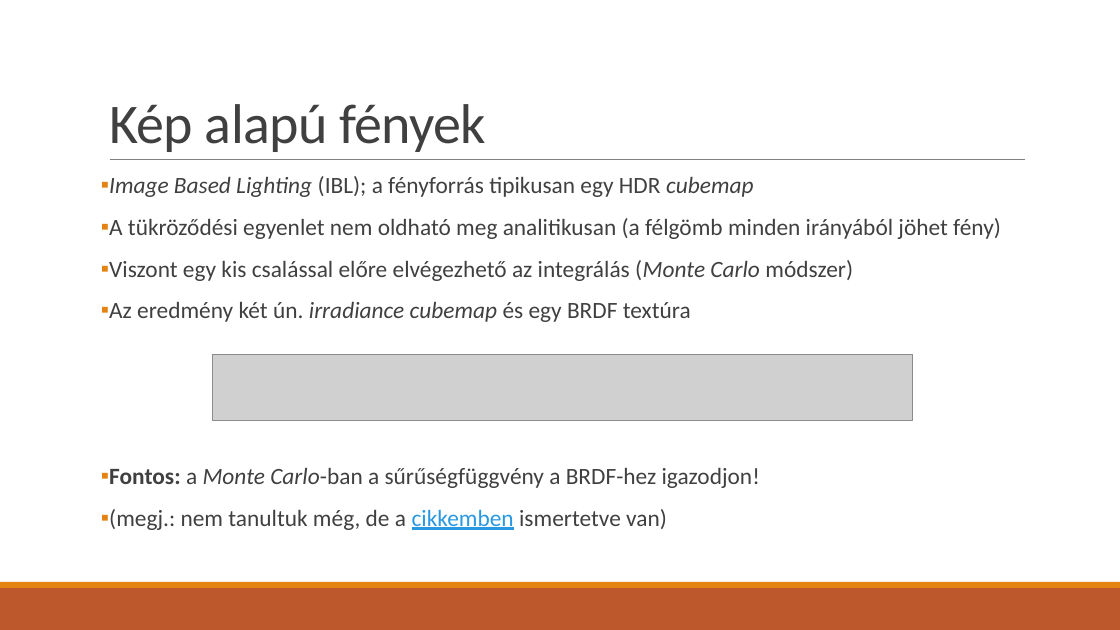
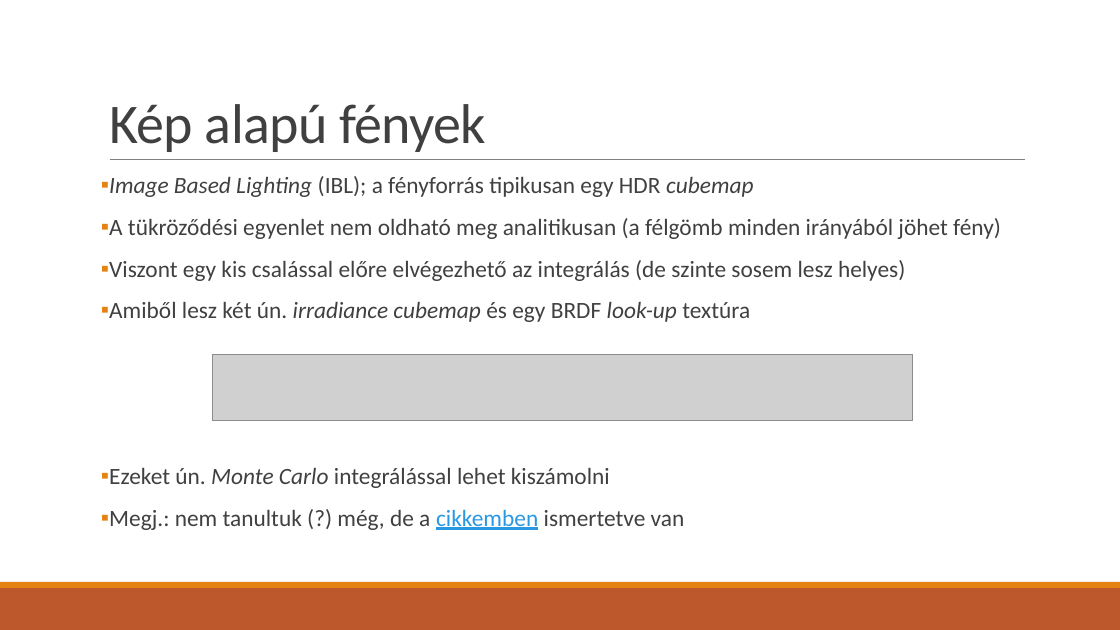
Before and after one commit to asylum2010/Asylum-s-ELTE-Exercises, a slide deck: slide 15 of PBR_EA_01.pptx. Drawn at 1120x630 pixels with LibreOffice and Linux fonts; fonts in the diff are those of the drawing; grey boxes stand for pictures. Boxes give left, top, right and bottom in pixels: in the first picture for what was removed or moved away, otherwise in the second. Text is boxed around its words. In the diff, an @@ line names an element or a change of style, - is before the commit and + after.

```diff
--- a/PBR_EA_01.pptx
+++ b/PBR_EA_01.pptx
@@ text at (x1=109, y1=260, x2=905, y2=530): text changed @@
-▪ Viszont egy kis csalással előre elvégezhető az integrálás (Monte Carlo módszer)
-▪ Az eredmény két ún. irradiance cubemap és egy BRDF textúra
-▪ Fontos: a Monte Carlo-ban a sűrűségfüggvény a BRDF-hez igazodjon!
-▪ (megj.: nem tanultuk még, de a cikkemben ismertetve van)
+▪ Viszont egy kis csalással előre elvégezhető az integrálás (de szinte sosem lesz helyes)
+▪ Amiből lesz két ún. irradiance cubemap és egy BRDF look-up textúra
+▪ Ezeket ún. Monte Carlo integrálással lehet kiszámolni
+▪ Megj.: nem tanultuk (?) még, de a cikkemben ismertetve van
```
Also in this commit, not shown: 2 slides added.
